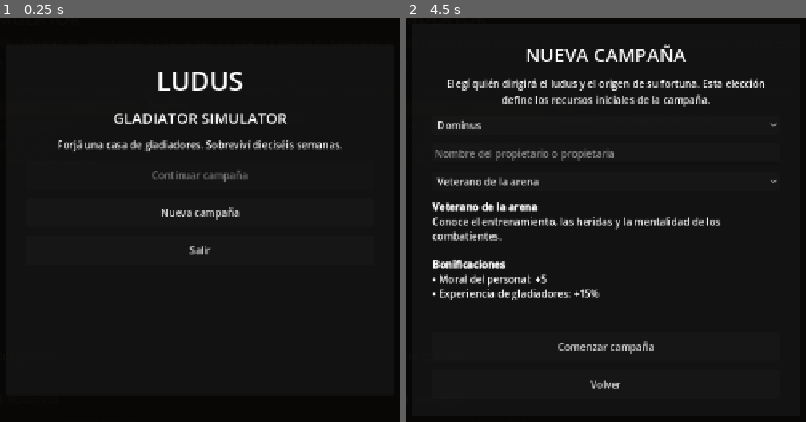
Above: before the commit, frames 1-2 (left to right).
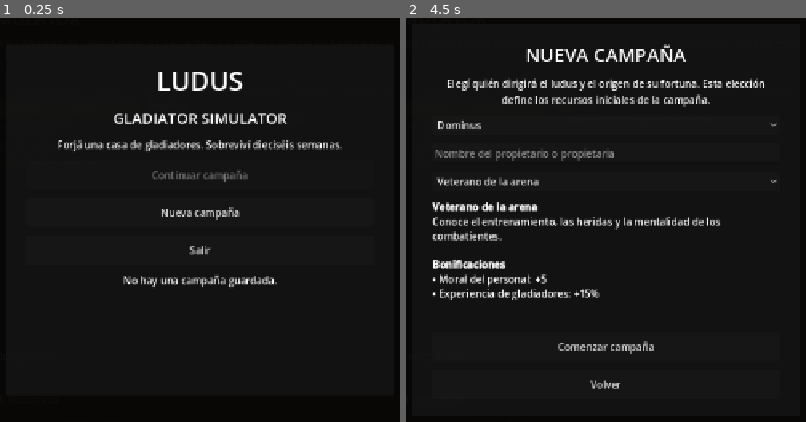
Above: after the commit, the same moments.

Repository: syfaadelia67-bot/Ludus-Gladiator-Simulator
Game: Godot game, scene res://scenes/Main.tscn
Two runs of this game, one before a commit and one after it. Both use one fixed random seed, a clock stepped at 60 frames per second and the inputs below.
Inputs:
- Up to frame 1 (0.25 s): no input
- Up to frame 2 (4.5 s): click "Cerrar semana" at 0.5 s; click "Renovar mercado (25)" at 1.25 s; click "Guardar y menú" at 2 s; click "Minería — produce mineral cad…" at 2.75 s; click "Asignar trabajo" at 3.5 s; click "Nueva campaña" at 4.25 s

The runs differ from the first frame. In frame 1, 0.6% of the frame differs, in the area x 30-70%, y 63-67%; in frame 2, nothing differs.

Commit message:
Show campaign details on continue screen

Diff:
--- a/game/scripts/ui/start_screen_controller.gd
+++ b/game/scripts/ui/start_screen_controller.gd
@@ -117,10 +117,49 @@
     status_label = Label.new()
     status_label.horizontal_alignment = HORIZONTAL_ALIGNMENT_CENTER
     status_label.autowrap_mode = TextServer.AUTOWRAP_WORD_SMART
+    status_label.custom_minimum_size = Vector2(0, 105)
     var metadata := SaveManager.get_save_metadata()
-    if not metadata.is_empty():
-        status_label.text = "Guardado disponible — Semana %d" % int(metadata.get("week", metadata.get("day", 1)))
+    status_label.text = _format_save_summary(metadata) if not metadata.is_empty() else "No hay una campaña guardada."
     card.add_child(status_label)
+
+func _format_save_summary(metadata: Dictionary) -> String:
+    var week := maxi(1, int(metadata.get("week", metadata.get("day", 1))))
+    var owner_name := str(metadata.get("owner_name", "")).strip_edges()
+    var owner_title := _owner_title_name(str(metadata.get("owner_title", "dominus")))
+    var owner_line := "%s %s" % [owner_title, owner_name] if not owner_name.is_empty() else owner_title
+    return "%s\nSemana %d de 16 — Capítulo %d: %s\nPróximo combate: %s" % [
+        owner_line,
+        week,
+        _chapter_number_for_week(week),
+        _chapter_name_for_week(week),
+        _battle_name_for_week(week)
+    ]
+
+func _owner_title_name(title_id: String) -> String:
+    return "Domina" if title_id.to_lower() == "domina" else "Dominus"
+
+func _chapter_number_for_week(week: int) -> int:
+    if week >= 12:
+        return 3
+    if week >= 6:
+        return 2
+    return 1
+
+func _chapter_name_for_week(week: int) -> String:
+    if week >= 12:
+        return "El nombre del ludus"
+    if week >= 6:
+        return "Sangre y reputación"
+    return "Un ludus en ruinas"
+
+func _battle_name_for_week(week: int) -> String:
+    if week % 4 == 0:
+        return "Torneo oficial de la arena"
+    if week % 3 == 0:
+        return "Cacería de bestias del anfiteatro"
+    if week % 2 == 0:
+        return "Combate clandestino del bajo mundo"
+    return "Exhibición semanal del ludus"
 
 func _continue_campaign() -> void:
     continue_button.disabled = true
